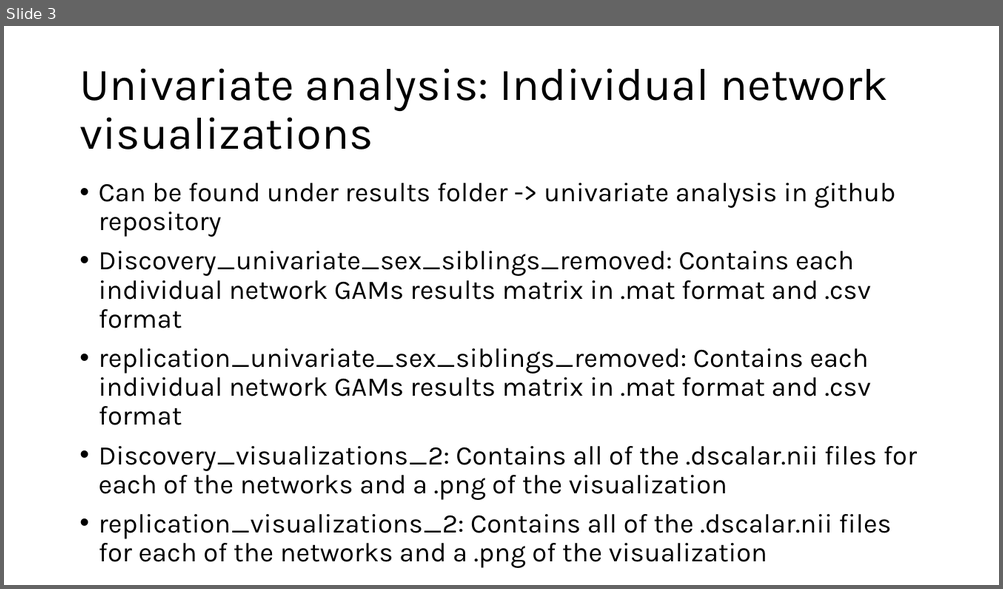
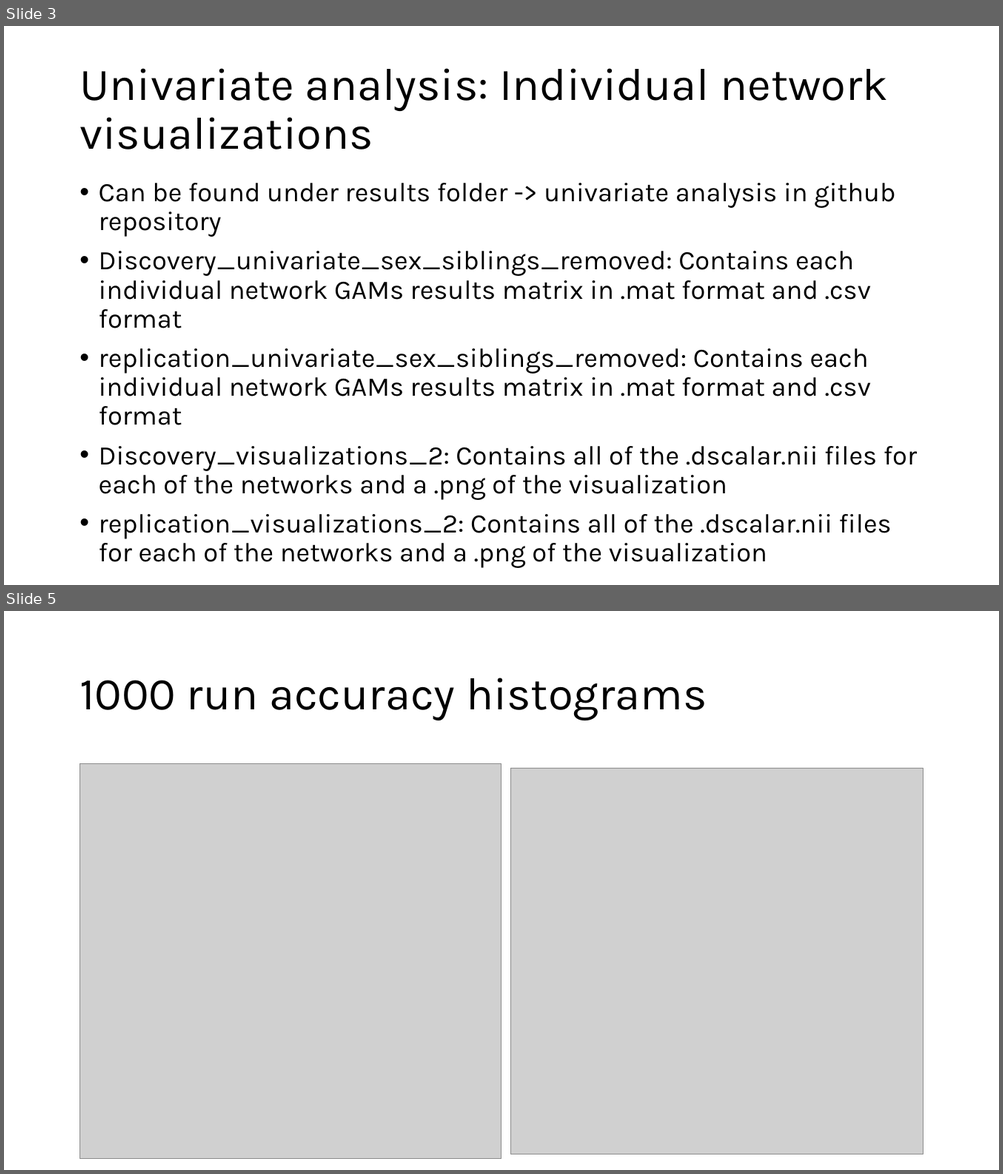
Before and after one commit to ashleychari/abcd_sex_pfn_replication, a slide deck: current_results.pptx. Shown one above the other, each under a label of ours: slide 3 before the commit, slides 3 and 5 after it; the slides between them are not shown. The pictures are 1003x589 and 1003x1174 pixels, drawn with LibreOffice and Linux fonts; fonts in the diff are those of the drawing; grey boxes stand for pictures. Boxes give left, top, right and bottom in pixels: in the first picture for what was removed or moved away, otherwise in the second. Text is boxed around its words. In the diff, an @@ line names an element or a change of style, - is before the commit and + after.

```diff
--- a/current_results.pptx
+++ b/current_results.pptx
@@ slide 5 added at [4,611,999,1170], background #FFFFFF @@
@@ title added at [79,678,706,721], 44 pt, text #000000 @@
+1000 run accuracy histograms
@@ picture added at [79,764,501,1159] @@
@@ picture added at [511,769,923,1154] @@
```
Also in this commit, not shown: 1 slide changed, 1 other slide added, 23 other files.
